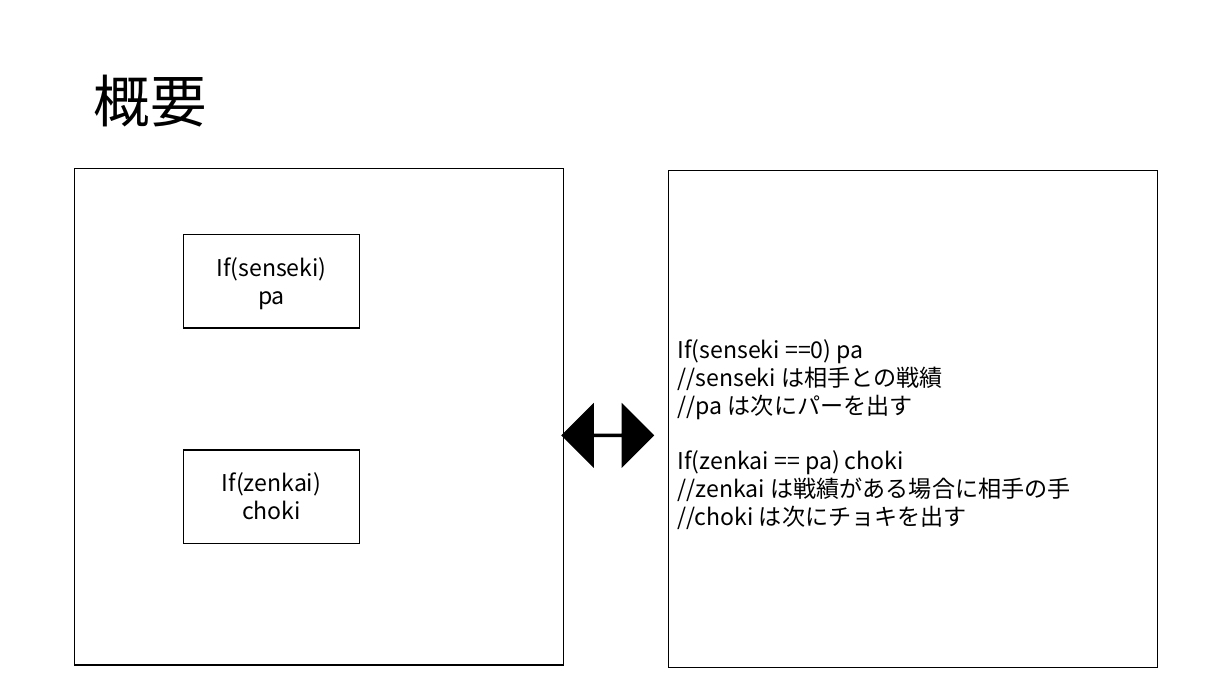
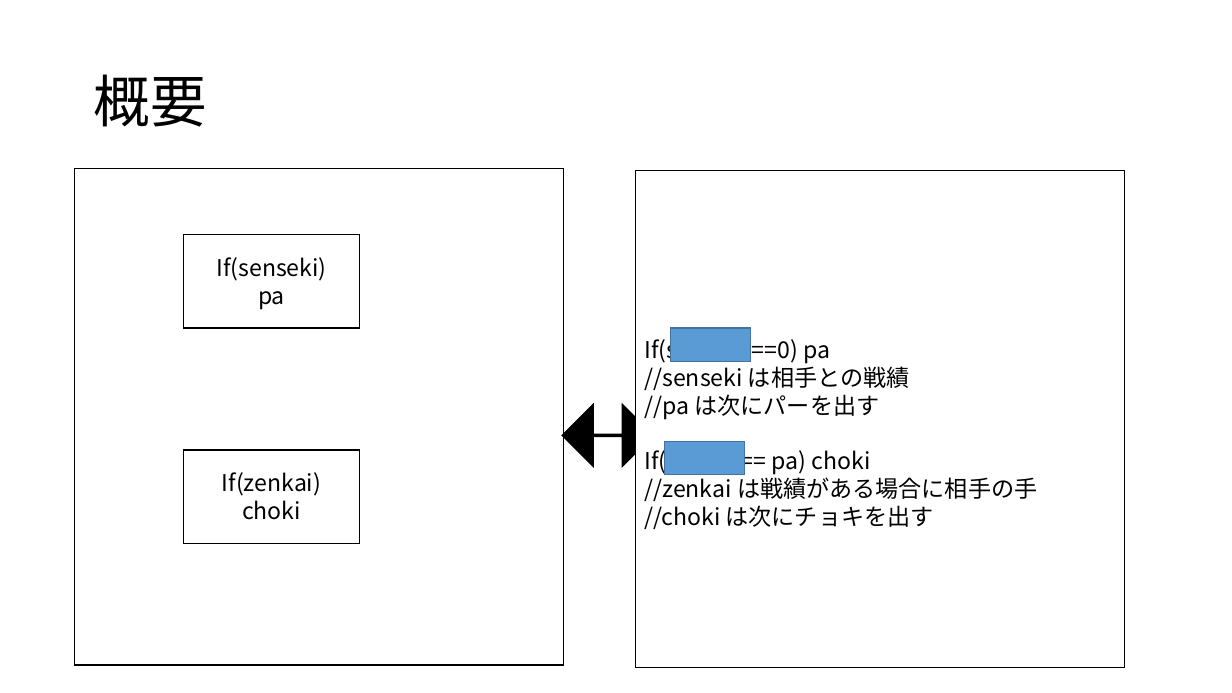
Before and after one commit to kait-takanolab/1821121-shimaoka-thesis, a slide deck: slide 9 of 1821121_shimaoka_sotsuken.pptx. Drawn at 1232x693 pixels with LibreOffice and Linux fonts; fonts in the diff are those of the drawing. Boxes give left, top, right and bottom in pixels: in the first picture for what was removed or moved away, otherwise in the second. Text is boxed around its words. In the diff, an @@ line names an element or a change of style, - is before the commit and + after.

```diff
--- a/1821121_shimaoka_sotsuken.pptx
+++ b/1821121_shimaoka_sotsuken.pptx
@@ rectangle "If(senseki ==0) pa": place and size @@
-rectangle "If(senseki ==0) pa" at box(669, 171, 1158, 667)
+rectangle "If(senseki ==0) pa" at box(635, 171, 1124, 667)
@@ rectangle added at box(671, 328, 750, 361), fill #5B9BD5, outline #43739E 1 pt @@
@@ rectangle added at box(665, 442, 744, 475), fill #5B9BD5, outline #43739E 1 pt @@
```
Also in this commit, not shown: 4 other slides changed, 2 slides removed.
